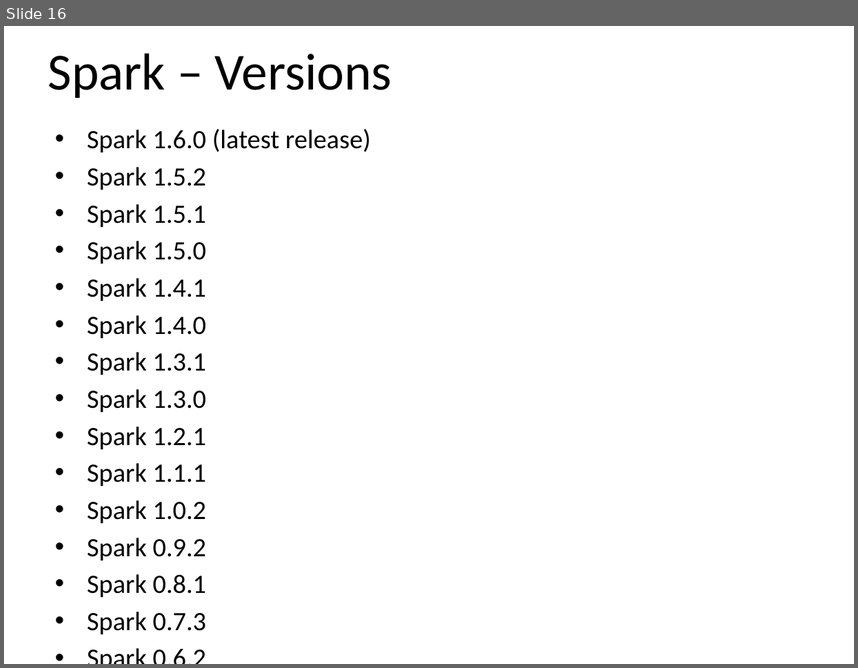
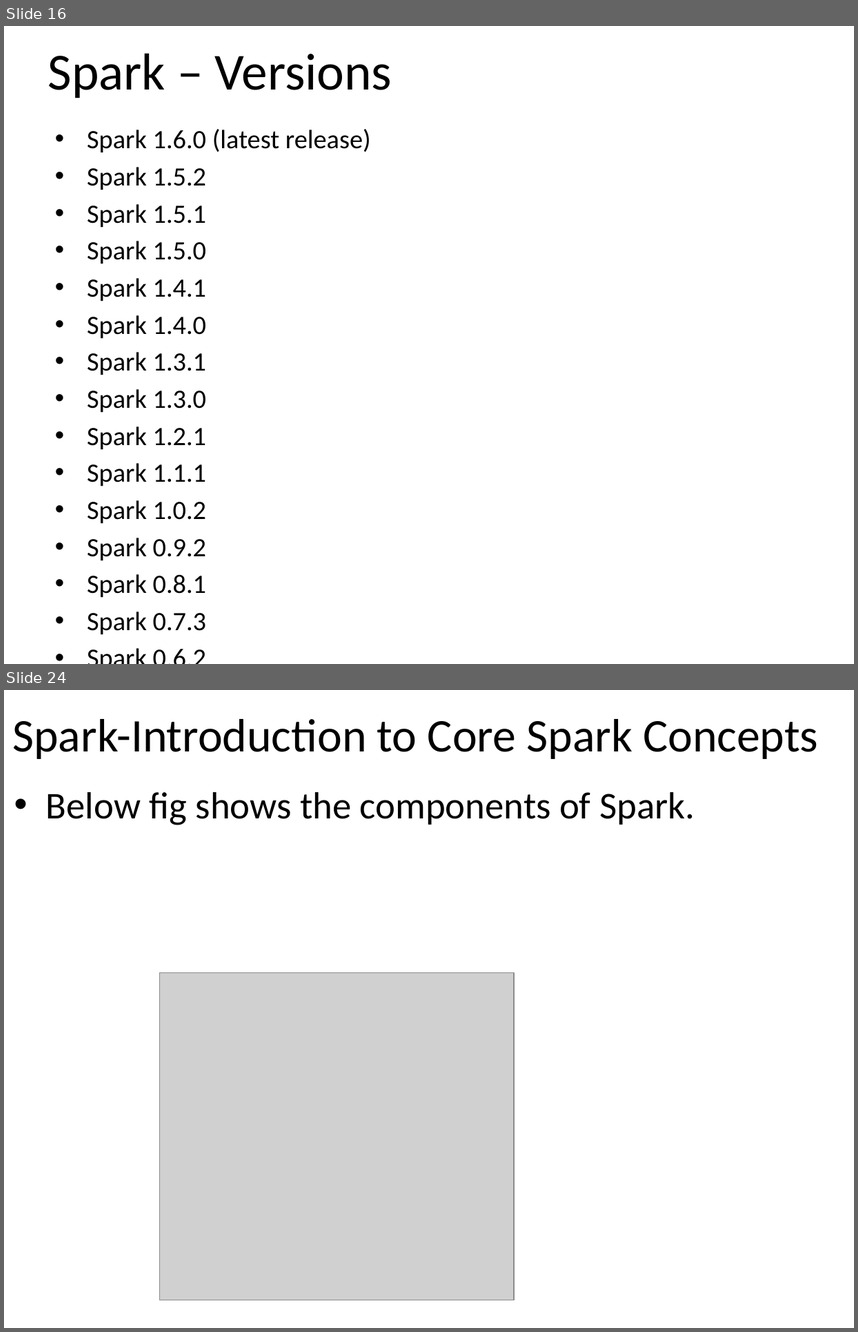
Before and after one commit to email2dorababu/SCALA_Reading, a slide deck: Spark_PPT/Spark_part1.pptx. Shown one above the other, each under a label of ours: slide 16 before the commit, slides 16 and 24 after it; the slides between them are not shown. The pictures are 858x668 and 858x1332 pixels, drawn with LibreOffice and Linux fonts; fonts in the diff are those of the drawing; grey boxes stand for pictures. Boxes give left, top, right and bottom in pixels: in the first picture for what was removed or moved away, otherwise in the second. Text is boxed around its words. In the diff, an @@ line names an element or a change of style, - is before the commit and + after.

```diff
--- a/Spark_PPT/Spark_part1.pptx
+++ b/Spark_PPT/Spark_part1.pptx
@@ slide 24 added at bbox=[4, 690, 854, 1328], background #FFFFFF @@
@@ title added at bbox=[12, 719, 818, 759], 39.6 pt, text #000000 @@
+Spark-Introduction to Core Spark Concepts
@@ text added at bbox=[46, 792, 695, 825], 32 pt, text #000000 @@
+• Below fig shows the components of Spark.
@@ picture added at bbox=[159, 973, 514, 1301] @@
```
Also in this commit, not shown: 1 slide changed, 18 other slides added, 1 slide removed.
